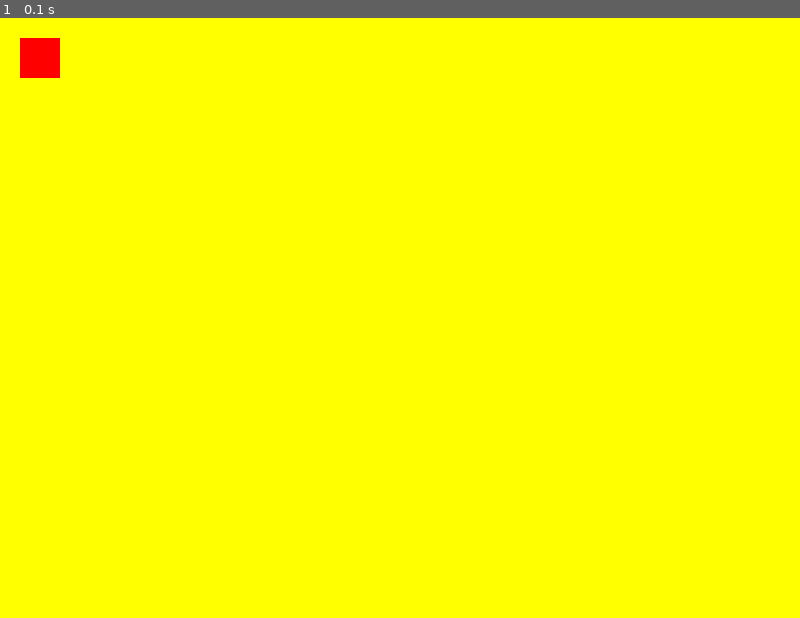
Above: before the commit, frame 1.
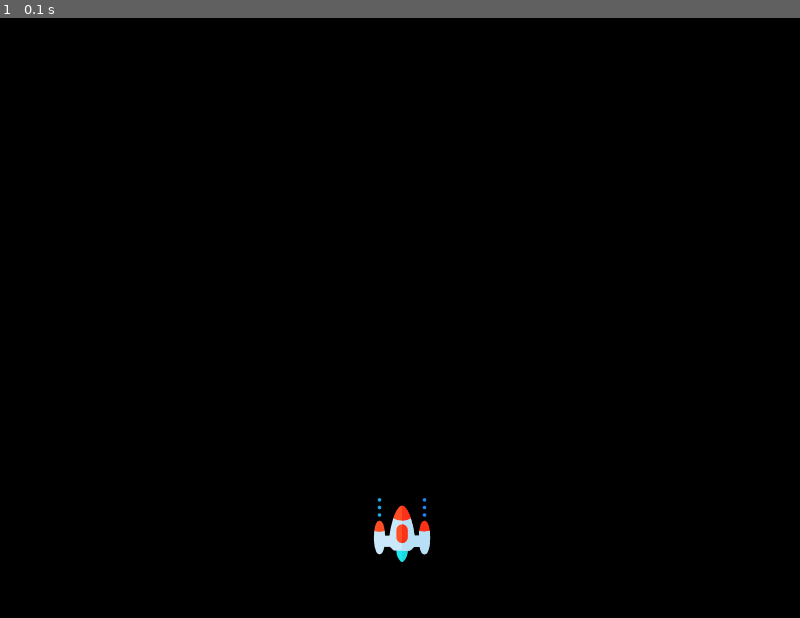
Above: after the commit, the same moment.

Repository: AlkaffAhamed/Space-Invader-PyGame
Game: pygame game, started from main.py
Same seed, same stepped clock (60 frames per second), same inputs: the game is played once before the commit and once after it.
Inputs:
- Up to frame 1 (0.1 s): no input

The runs differ from the first frame. In frame 1, 100% of the frame differs, in the area x 0-100%, y 0-100%.

Commit message:
05 Add the player - Load the player image `playerImg = pygame.image.load("res/player.png")` - Create a function `player()` and do `screen.blit(playerImg, (x, y))` - Call `player()` inside the Gameloop before `pygame.display.update()`

Diff:
--- a/main.py
+++ b/main.py
@@ -11,14 +11,24 @@
 icon = pygame.image.load("res/ufo.png")
 pygame.display.set_icon(icon)
 
+# Player
+playerImg = pygame.image.load("res/player.png")
+playerX, playerY = 370, 480
+
+
+def player():
+    screen.blit(playerImg, (playerX, playerY))
+
+
 # Game Loop with Quit event
 running = True
 while running:
+    # Black background colour (RGB values)
+    screen.fill((0, 0, 0))
+
     for event in pygame.event.get():
         if event.type == pygame.QUIT:
             running = False
 
-    # Change background colour (RGB values)
-    screen.fill((255, 255, 0))
-    screen.fill((255, 0, 0), (20, 20, 40, 40))
+    player()
     pygame.display.update()  # Very important line to display changes
Binary file added: res/player.png
